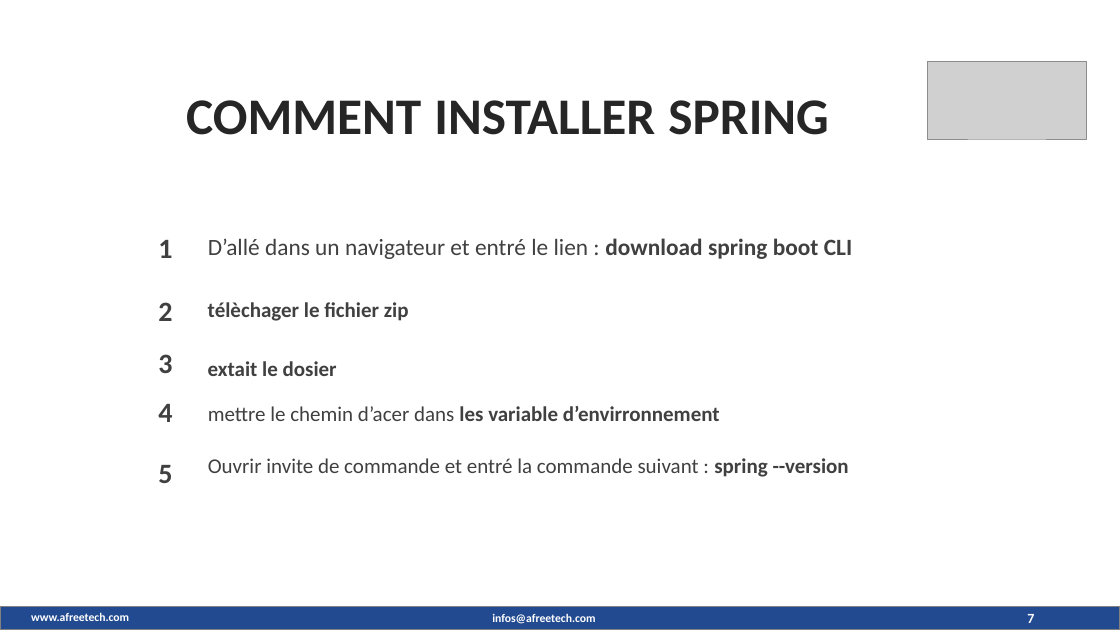
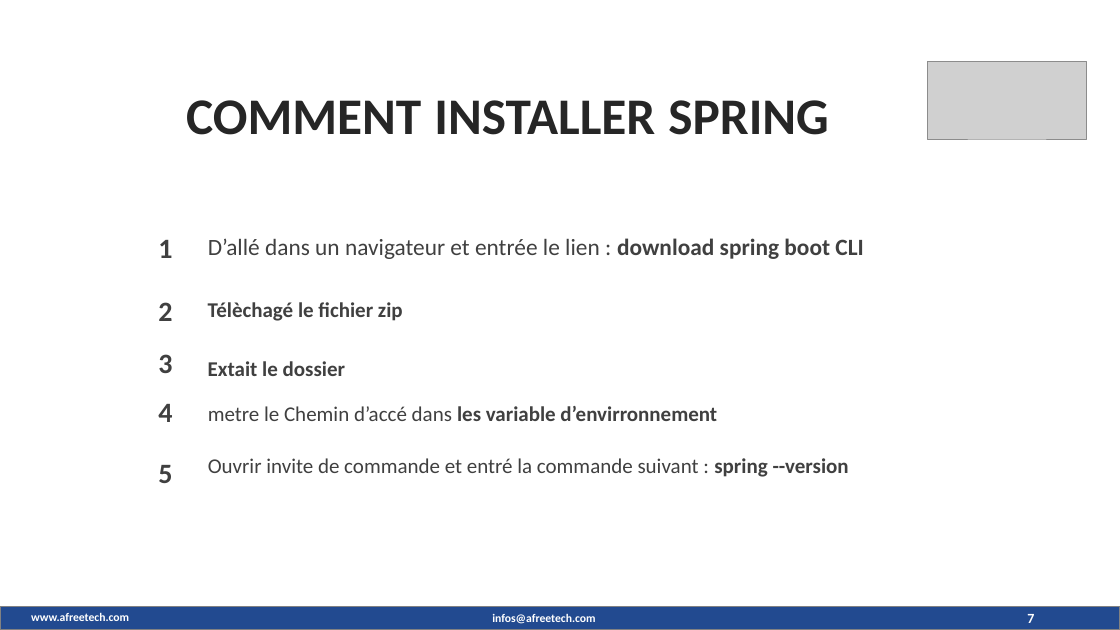
Before and after one commit to maximedorlin/maximedorlin, a slide deck: slide 7 of sprint boot.pptx. Drawn at 1120x630 pixels with LibreOffice and Linux fonts; fonts in the diff are those of the drawing; grey boxes stand for pictures; background and template pictures are left out. Boxes give left, top, right and bottom in pixels: in the first picture for what was removed or moved away, otherwise in the second. Text is boxed around its words. In the diff, an @@ line names an element or a change of style, - is before the commit and + after.

```diff
--- a/sprint boot.pptx
+++ b/sprint boot.pptx
@@ text at bbox=[208, 238, 863, 259]: text changed @@
-D’allé dans un navigateur et entré le lien : download spring boot CLI
+D’allé dans un navigateur et entrée le lien : download spring boot CLI
@@ text at bbox=[208, 302, 403, 321]: text changed @@
-télèchager le fichier zip
+Télèchagé le fichier zip
@@ text at bbox=[208, 361, 345, 376]: text changed @@
-extait le dosier
+Extait le dossier
@@ text at bbox=[208, 406, 717, 421]: text changed @@
-mettre le chemin d’acer dans les variable d’envirronnement
+metre le Chemin d’accé dans les variable d’envirronnement
```
Also in this commit, not shown: 10 other slides changed.
